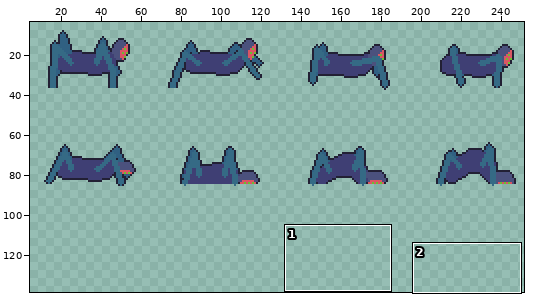
Edited in one commit: sprite sheet (characters/sucker.png). The picture above shows the old version from afar; the outline marks the close-up.
Close-up. Before the edit:
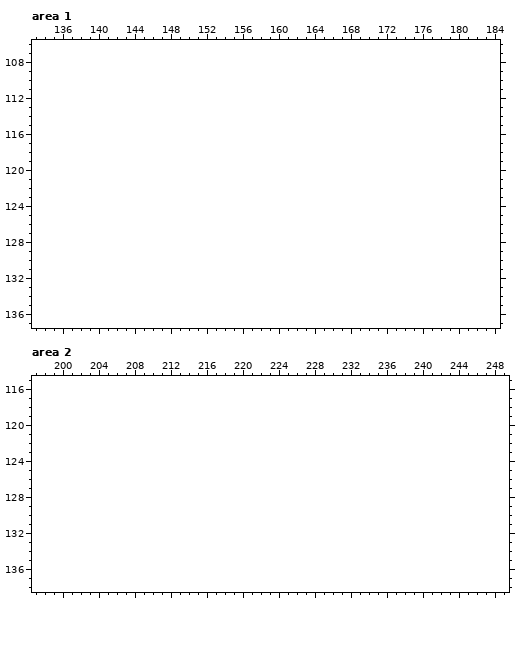
The file is 256x96 pixels. Shown: area 1: x 133..184, y 106..137; area 2: x 197..249, y 115..138. The old version is drawn lined up with the new one, on the new canvas. The wide view leaves out empty margins. The commit also changed other parts of the picture, which this record leaves out.
Once edited:
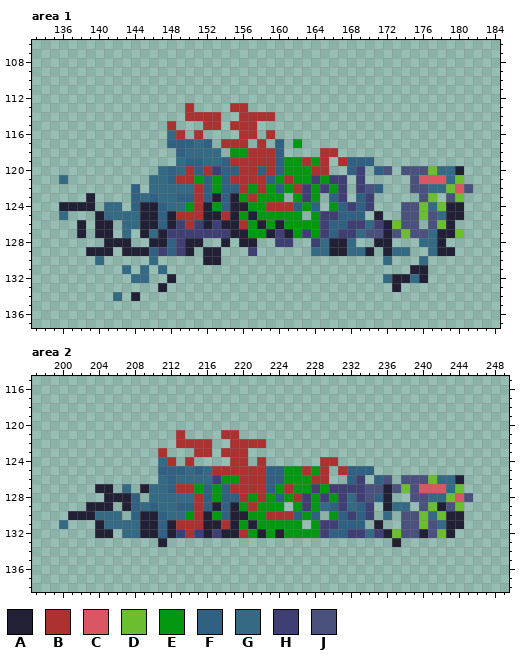
Palette (. is transparent): A #222034  B #ac3232  C #d95763  D #6abe30  E #039712  F #306082  G #356a85  H #3f3f74  J #4b517d
The edit:
canvas 256x96 -> 256x144
Changed rows in their new state; - is an unchanged pixel.
Area 1:
first column x 136:
113 --------------B----BB-------------------------
114 --------------BBBB--BBBB----------------------
115 ------------B---BB-BBB------------------------
116 ------------GB-B----BB-B----------------------
117 ------------FFFGF-BBB-B-F-E-------------------
118 -------------FGGGG-EEBBBF----BB---------------
119 -------------GFFGGFBBBBBFEEBEB-BFFF-----------
120 -----------GFGBFBHFFBBFBFEEEBB--FH-FJ-JJJDGGA-
121 G---------GGFBBEFEFBBBBFEBEEHEHH-H-----JCCCGD-
122 --------F-GGGGGBFEFFBEBEFEBHEHEH-HJF---JJGGDCJ
123 ---A----FGFGGFFBFAFAEBEEE-EHE-FH-FH-----JD-JD-
124 AAAA-GG-FAAFGGEBAEFAAEEBBBFEF-EFHFH---JJDGDAA-
125 G---AGGGGAAFABBBAABAEAEEEEE-EHHFFF-A--JJDJGAA-
126 --A-AA-GGAAFAHBHAHAABEAEAEEEEHFFHHGHADJJ-JDA--
127 --A-AA-G-AGAHHHHHHHAAEEAHAEHEHFHHGJJAJDJJGAAD-
128 -----AAA--AAFHAA--A-AA--HH--HGAAG--AA---GGA---
129 ---AAA-AAAFHFHA-AA---H------GGAAGGA-AGG--GAA--
130 ----G-----G-----AA------------------G---G-----
131 -------G-G-G---------------------------AA-----
132 --------GG--A-----------------------GAAGA-----
133 -----------A-------------------------A--------
134 ------G-A-------------------------------------
Area 2:
first column x 200:
121 -------------B----BB--------------------------
122 -------------BBBB--BBBB-----------------------
123 -----------B---BB-BBB-------------------------
124 -----------GB-B----BB-B------BB---------------
125 -----------FFFGFGBBBBBBFFEEBEB-BFFF-----------
126 -----------GFGGGGHEEBBBFFEEEBB--FH-FJ-JJJDGGA-
127 ----AA-G-AGGFBBEFEFBBBBFEBEEHEHHHHJJAJDJCCCGD-
128 -----AAAF-GGGGGBFEFFBEBEFEBHEHEHGHJFA--JJGGDCJ
129 ---AAA-AFGFGGFFBFAFAEBEEE-EHEGFHGFH-AGG-JDAJD-
130 -AAAGGG-FAAFGGEBAEFAAEEBBBFEF-EFHFH-G-JJDGDAA-
131 G---AGGGGAAFABBBAABAEAEEEEE-EHHFFF-A--JJDJGAA-
132 ----AA-GGAAFAHBHAHAABEAEAEEEEHFFHHGHADJJAJDA--
133 -----------A-------------------------A--------
Where, in picture pixels (left, top, right, bottom), the same in both close-ups:
added: (59, 103, 473, 301)
added: (59, 430, 473, 547)
